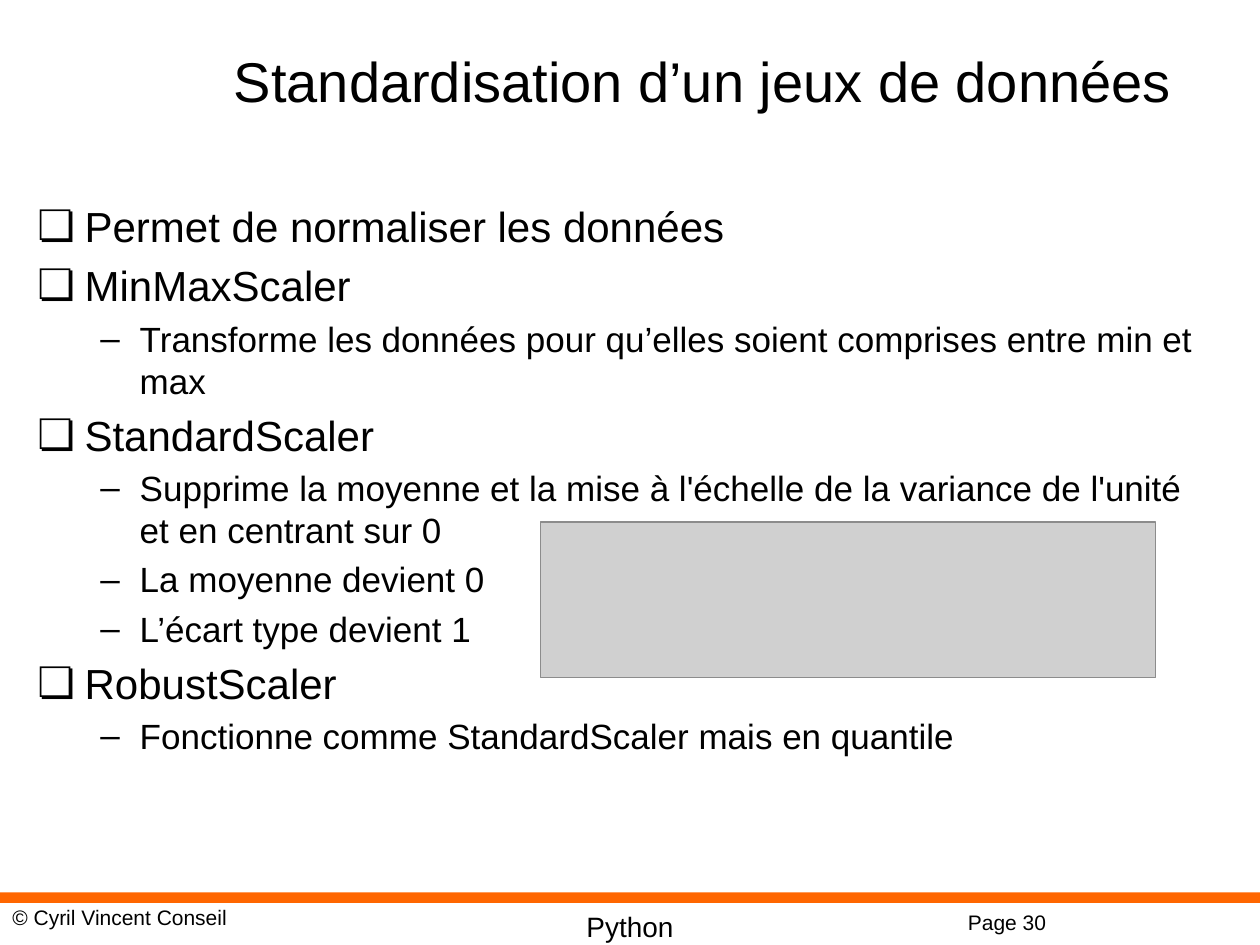
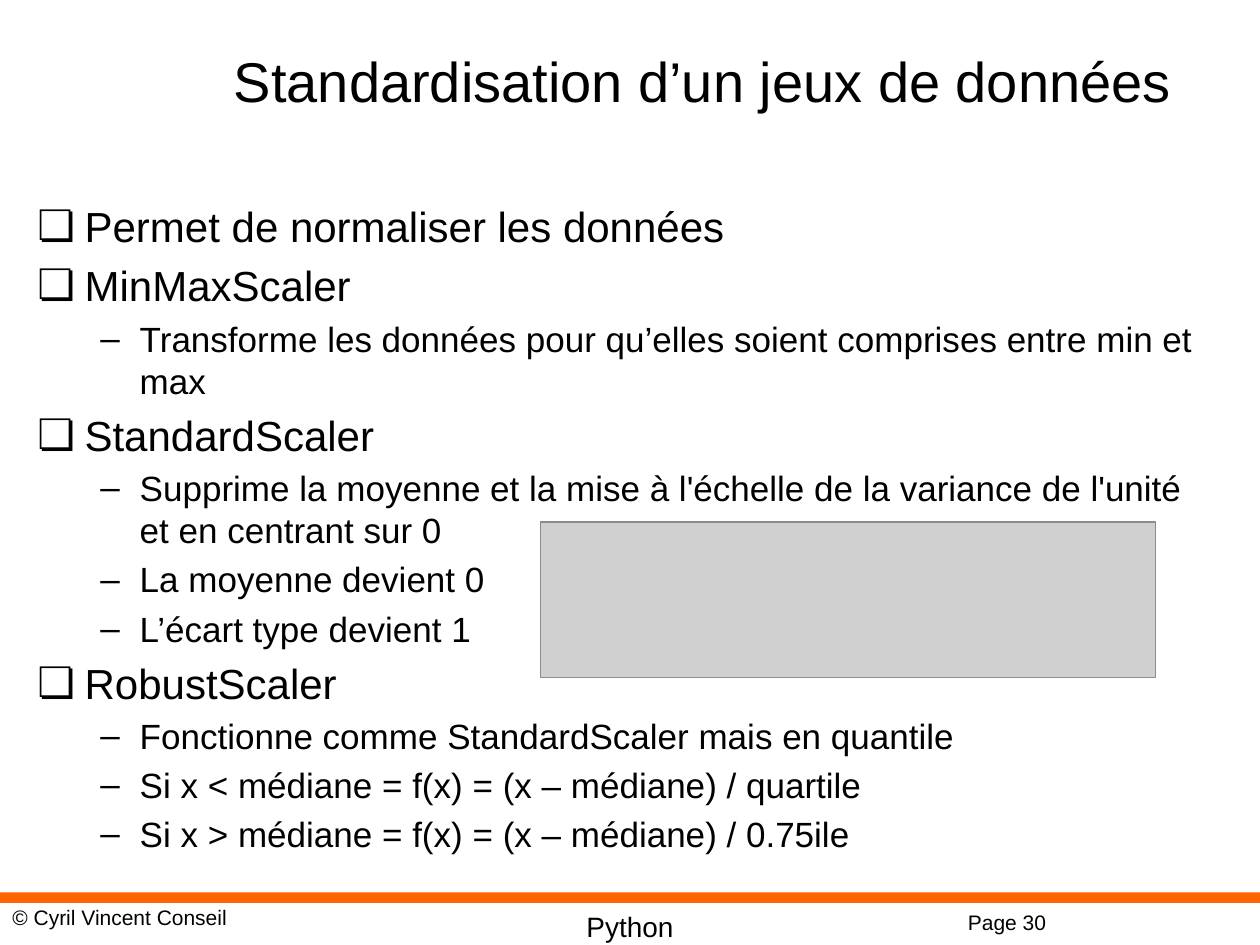
Before and after one commit to cyrilvincent/DL, a slide deck: slide 30 of PPT/DeepLearning09-Keras.pptx. Drawn at 1260x945 pixels with LibreOffice and Linux fonts; fonts in the diff are those of the drawing; grey boxes stand for pictures; background and template pictures are left out. Boxes give left, top, right and bottom in pixels: in the first picture for what was removed or moved away, otherwise in the second. Text is boxed around its words. In the diff, an @@ line names an element or a change of style, - is before the commit and + after.

```diff
--- a/PPT/DeepLearning09-Keras.pptx
+++ b/PPT/DeepLearning09-Keras.pptx
@@ text at [140,772,861,854]: paragraphs added @@
+  – Si x < médiane = f(x) = (x – médiane) / quartile
+  – Si x > médiane = f(x) = (x – médiane) / 0.75ile
```
Also in this commit, not shown: 10 other files.
